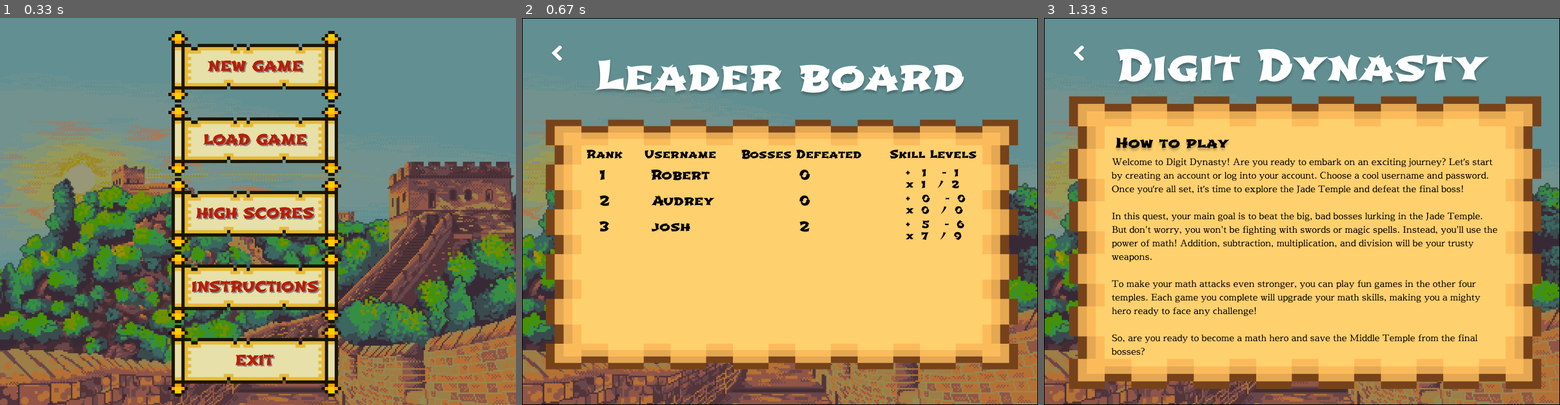
Above: before the commit, frames 1-3 (left to right).
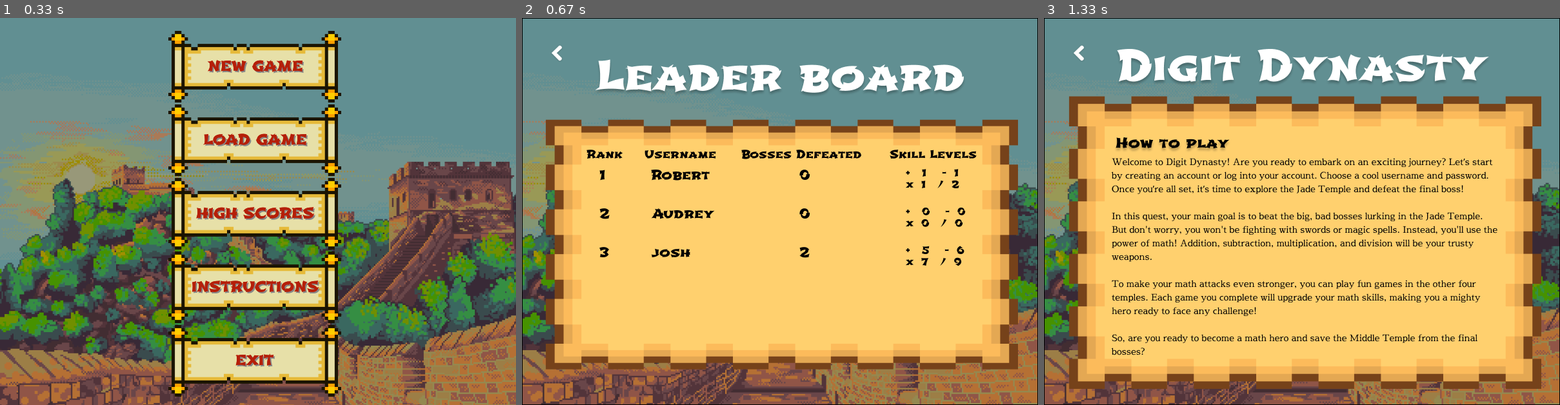
Above: after the commit, the same moments.

Repository: jocelyn-chang/digit-dynasty
Game: pygame game, started from mainMenu.py
The game is run twice, just before and just after one commit, with the same random seed, the same clock (stepped at 60 frames per second) and the same inputs.
Inputs (mouse positions are in pixels of both pictures, inside the frame that each line leads up to):
- Up to frame 1 (0.33 s): no input
- Up to frame 2 (0.67 s): click (780, 211) at 0.38 s
- Up to frame 3 (1.33 s): click (1080, 52) at 0.72 s; click "INSTRUCTIONS" at 1.05 s

Frame 1 is identical in both runs. In frame 2, 1.3% of the frame differs, in the area x 15-86%, y 45-65%; in frame 3, nothing differs.

Commit message:
main menu

Diff:
--- a/mainMenu.py
+++ b/mainMenu.py
@@ -286,7 +286,7 @@
     USERNAME_X = 190
     BOSSES_X = 340
     SKILLS_X = 570
-    ROW_HEIGHT = 40
+    ROW_HEIGHT = 60
 
     header_font = get_font("Shojumaru", HEADER_SIZE)
     score_font = get_font("Shojumaru", SCORE_SIZE)
@@ -294,9 +294,12 @@
 
     black = pygame.Color('black')
 
+
+
     while True:
         MOUSE_X, MOUSE_Y = pygame.mouse.get_pos()
         GAME_MOUSE_POS = pygame.mouse.get_pos()
+        MAX_USERNAME_WIDTH = 140
 
         SCREEN.blit(HIGH_SCORE, (0, 0))
 
@@ -314,6 +317,12 @@
             for i, row in enumerate(reader):
                 name, bosses, addition, subtraction, multiplication, division = row[0], row[6], row[2], row[3], row[4], row[5]
 
+                name_surface = score_font.render(name, True, black)
+                if name_surface.get_width() > MAX_USERNAME_WIDTH:
+                    while name_surface.get_width() > MAX_USERNAME_WIDTH:
+                        name = name[:-1]
+                        name_surface = score_font.render(name + '...', True, black)
+                    name = name + '...'
                 rank_text = score_font.render(str(i + 1), True, black)
                 name_text = score_font.render(name, True, black)
                 bosses_text = score_font.render(bosses, True, black)
@@ -328,7 +337,7 @@
                 SCREEN.blit(add_sub_text, (SKILLS_X + 25, row_y))
                 SCREEN.blit(mul_div_text, (SKILLS_X + 24, row_y + 18))
 
-                if row_y > SCREEN_HEIGHT - ROW_HEIGHT or i >= 9:
+                if row_y > SCREEN_HEIGHT - ROW_HEIGHT or i >= 5:
                     break
 
         SCORE_BACK = Button(image = "images/back_button.png", pos = (70, 55), text_input = "", font = get_font("Shojumaru",15), base_colour = "White", hovering_colour = "#b51f09")
@@ -346,29 +355,6 @@
                     main_menu()
 
         pygame.display.update()
-
-'''
-            for row in reader:
-                name = row[0]
-                bosses = int(row[6])
-                score_sum = sum(map(int, row[2:5]))
-                addition = row[2]
-                subtraction = row[3]
-                multiplication = row[4]
-                division = row[5]
-                player_scores.append((name, bosses, score_sum, addition, subtraction, multiplication, division))
-
-        sorted_scores = sorted(player_scores, key = lambda x: (x[1], x[2]), reverse = True)
-        start_y = 200
-        for i, (name, bosses, score_sum, addition, subtraction, multiplication, division) in enumerate(sorted_scores[:10]):
-            header = "Rank         Name          Bosses"
-            top_score_text = f"{i+1}. {name} - Bosses defeated: {bosses}  |  Score: {score_sum}\n"
-            bot_score_text = f"Addition Score: {addition}  |  Subtraction Score: {subtraction}  |  Multiplication Score: {multiplication}  |  Division Score: {division}"
-            top_text_surface = get_font("Shojumaru", 20).render(top_score_text, True, pygame.Color('black'))
-            bot_text_surface = get_font("Shojumaru", 11).render(bot_score_text, True, pygame.Color('black'))
-            SCREEN.blit(top_text_surface, (100, start_y + i * 45))
-            SCREEN.blit(bot_text_surface, (100, start_y + 20 + i * 45))
-'''
 
 # Intructions screen
 def instructions():
